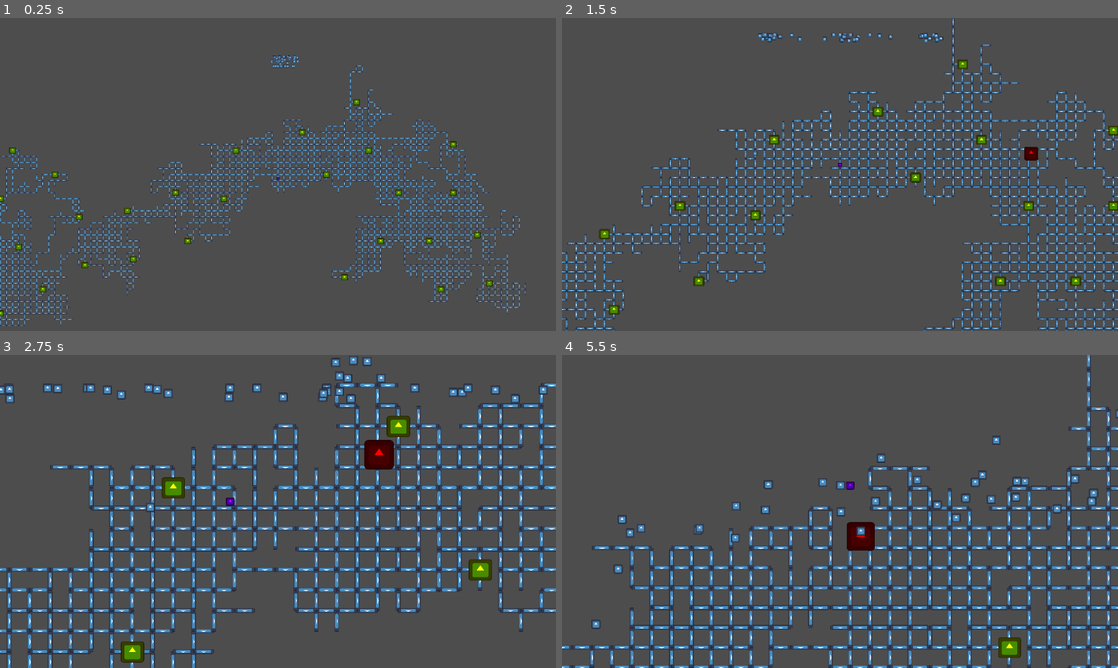
Above: before the commit, frames 1-4 (two rows, left to right).
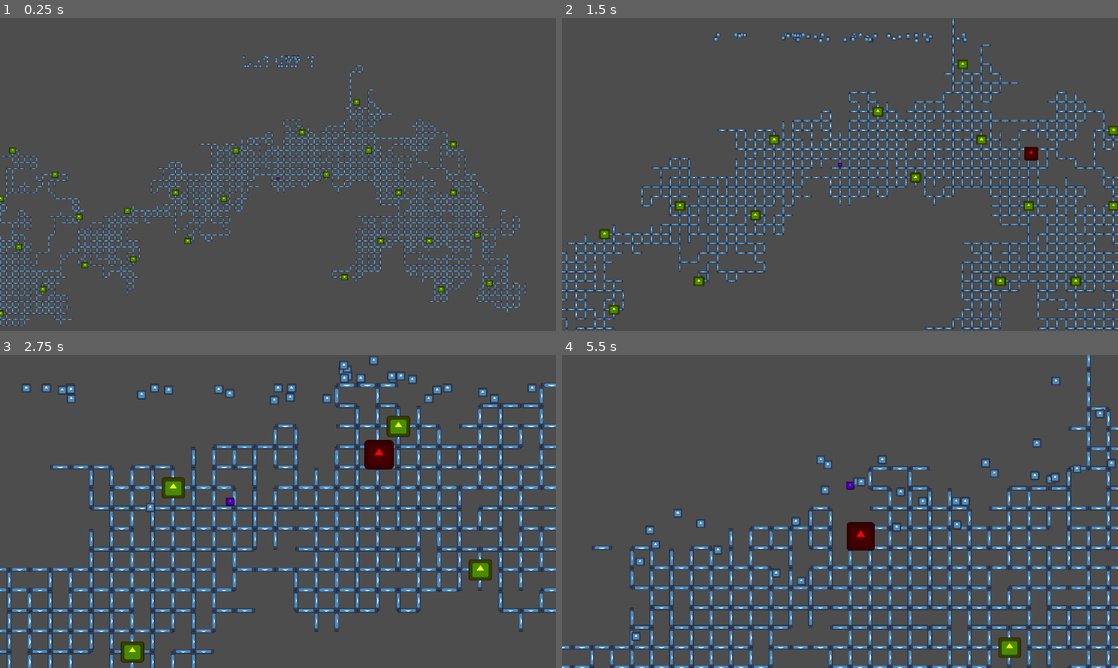
Above: after the commit, the same moments.

Repository: Kurooco/TwoDays
Game: Godot game, scene res://main.tscn
The game is run twice, just before and just after one commit, with the same random seed, the same clock (stepped at 60 frames per second) and the same inputs. The engine's default icon, where the game draws it, is replaced by a stand-in: a white triangle on a blue panel in a dark square.
Inputs (mouse positions are in pixels of both pictures, inside the frame that each line leads up to):
- Up to frame 1 (0.25 s): no input
- Up to frame 2 (1.5 s): move the mouse to (962, 158) at 0.52 s; hold W (up) from 0.53 s (still down); click (962, 158) at 0.6 s; move the mouse to (728, 190) at 1.27 s; tap C (toggle camera) at 1.35 s
- Up to frame 3 (2.75 s): move the mouse to (333, 442) at 2.02 s; release W (up) at 2.03 s; hold A (left) from 2.03 s (still down); click (333, 442) at 2.1 s
- Up to frame 4 (5.5 s): move the mouse to (812, 574) at 2.77 s; release A (left) at 2.78 s; hold W (up) 2.78-4.28 s; tap C (toggle camera) at 2.85, 4.35 s; move the mouse to (1006, 558) at 3.52 s; click (1006, 558) at 3.6 s; move the mouse to (673, 464) at 4.27 s; hold D (down) 4.28-5.03 s; tap W (up) at 4.52 s; move the mouse to (867, 511) at 5.02 s; hold W (up) from 5.03 s (still down); click (867, 511) at 5.1 s

The runs differ from the first frame. In frame 1, 0.2% of the frame differs, in the area x 43-57%, y 12-16%; in frame 2, 0.5%; in frame 3, 1.7%; in frame 4, 2.0%, in the area x 5-100%, y 6-92%.

Commit message:
can delete platforms underneath player

Diff:
--- a/panic_spawner.gd
+++ b/panic_spawner.gd
@@ -8,7 +8,7 @@
 func _ready():
 	for i in amount:
 		var new_p = panic.instantiate()
-		new_p.position = Vector2(randi()%100, position.y)
+		new_p.position = Vector2(randi()%500 - 250, position.y)
 		worldmap.add_child.call_deferred(new_p)
 
 
--- a/platform.gd
+++ b/platform.gd
@@ -8,7 +8,8 @@
 
 # Called every frame. 'delta' is the elapsed time since the previous frame.
 func _process(delta):
-	pass
+	if(Input.is_action_just_pressed("down") && !$PlayerDestroy.get_overlapping_bodies().is_empty()):
+		destroy(position, 100)
 
 
 func destroy(p, r):
--- a/platform.tscn
+++ b/platform.tscn
@@ -1,10 +1,13 @@
-[gd_scene load_steps=4 format=3 uid="uid://cq78ane1yx2ai"]
+[gd_scene load_steps=5 format=3 uid="uid://cq78ane1yx2ai"]
 
 [ext_resource type="Script" path="res://platform.gd" id="1_dkraa"]
 [ext_resource type="Texture2D" uid="uid://54xw02u713du" path="res://icon.svg" id="1_xt77i"]
 
 [sub_resource type="RectangleShape2D" id="RectangleShape2D_ccusl"]
 size = Vector2(50, 10)
+
+[sub_resource type="RectangleShape2D" id="RectangleShape2D_jyhxk"]
+size = Vector2(28, 12)
 
 [node name="StaticBody2D" type="StaticBody2D" groups=["structure"]]
 rotation = -3.14159
@@ -34,3 +37,10 @@
 shape = SubResource("RectangleShape2D_ccusl")
 one_way_collision = true
 one_way_collision_margin = 5.0
+
+[node name="PlayerDestroy" type="Area2D" parent="."]
+collision_layer = 0
+
+[node name="CollisionShape2D" type="CollisionShape2D" parent="PlayerDestroy"]
+position = Vector2(2.19345e-05, 7.00001)
+shape = SubResource("RectangleShape2D_jyhxk")
--- a/player.tscn
+++ b/player.tscn
@@ -25,3 +25,7 @@
 
 [node name="Camera2D" type="Camera2D" parent="."]
 zoom = Vector2(0.25, 0.25)
+limit_left = -2304
+limit_top = -1310
+limit_right = 2304
+limit_bottom = 1310
